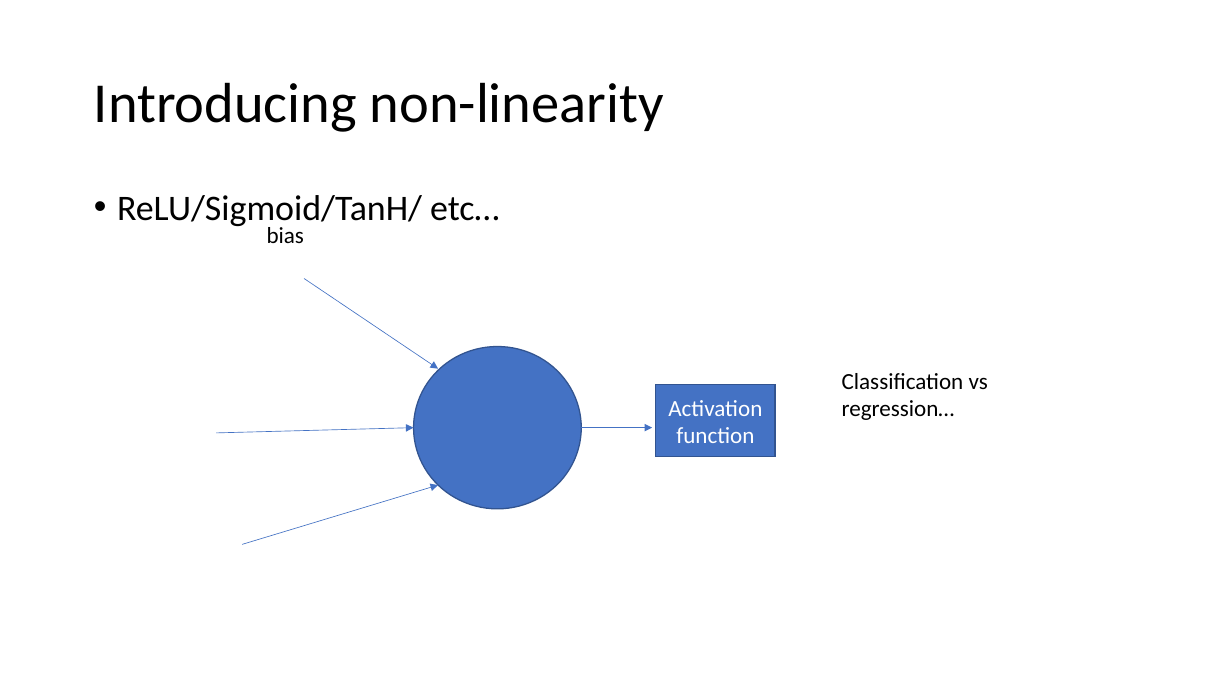
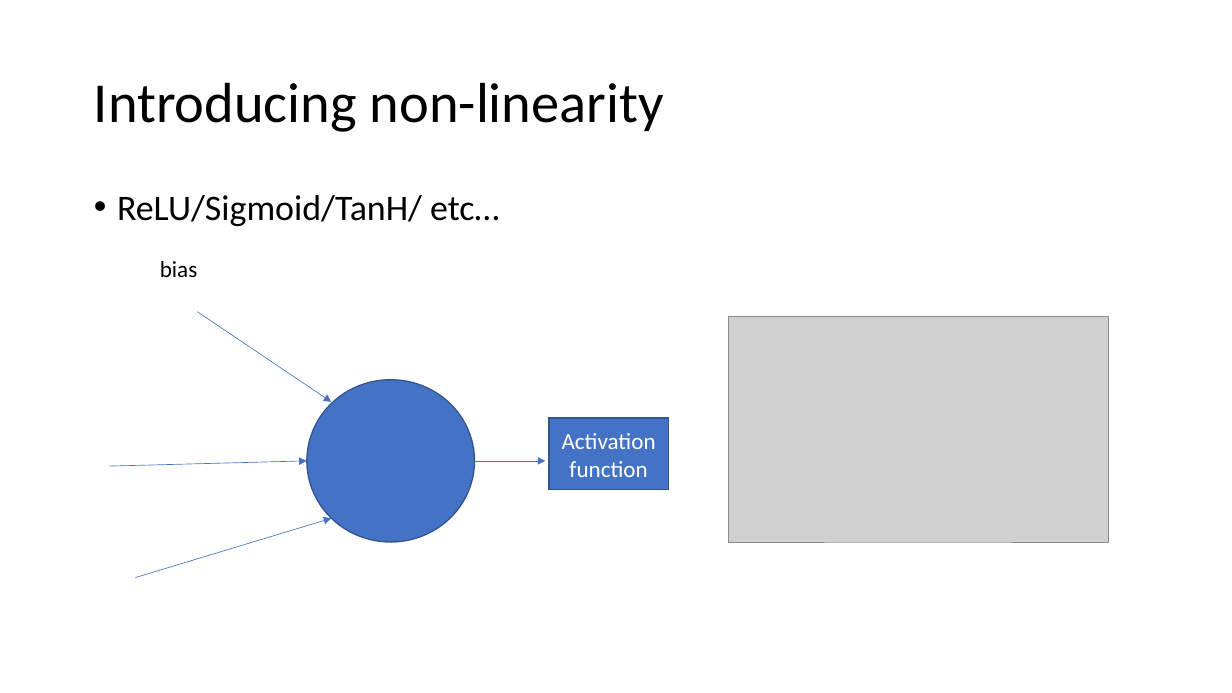
Before and after one commit to Huffwut/Python-meeting, a slide deck: slide 16 of machine learning learnings/perceptron - object detection.pptx (slide 15 before the commit). Drawn at 1232x693 pixels with LibreOffice and Linux fonts; fonts in the diff are those of the drawing; grey boxes stand for pictures. Boxes give left, top, right and bottom in pixels: in the first picture for what was removed or moved away, otherwise in the second. Text is boxed around its words. In the diff, an @@ line names an element or a change of style, - is before the commit and + after.

Commit message:
attempted non-linearity stuff

```diff
--- a/machine learning learnings/perceptron - object detection.pptx
+++ b/machine learning learnings/perceptron - object detection.pptx
@@ picture added at [728,317,1109,543] @@
@@ text removed at [842,373,988,420] @@
-Classification vs regression…
@@ 4 arrows, 1 rectangle, 1 text, 1 ellipse: place and size @@
-4 arrows, 1 rectangle, 1 text, 1 ellipse at [216,227,775,544]
+4 arrows, 1 rectangle, 1 text, 1 ellipse at [109,261,668,578]
```
Also in this commit, not shown: 10 other slides changed, 4 slides added, 1 slide removed, 1 other file.
